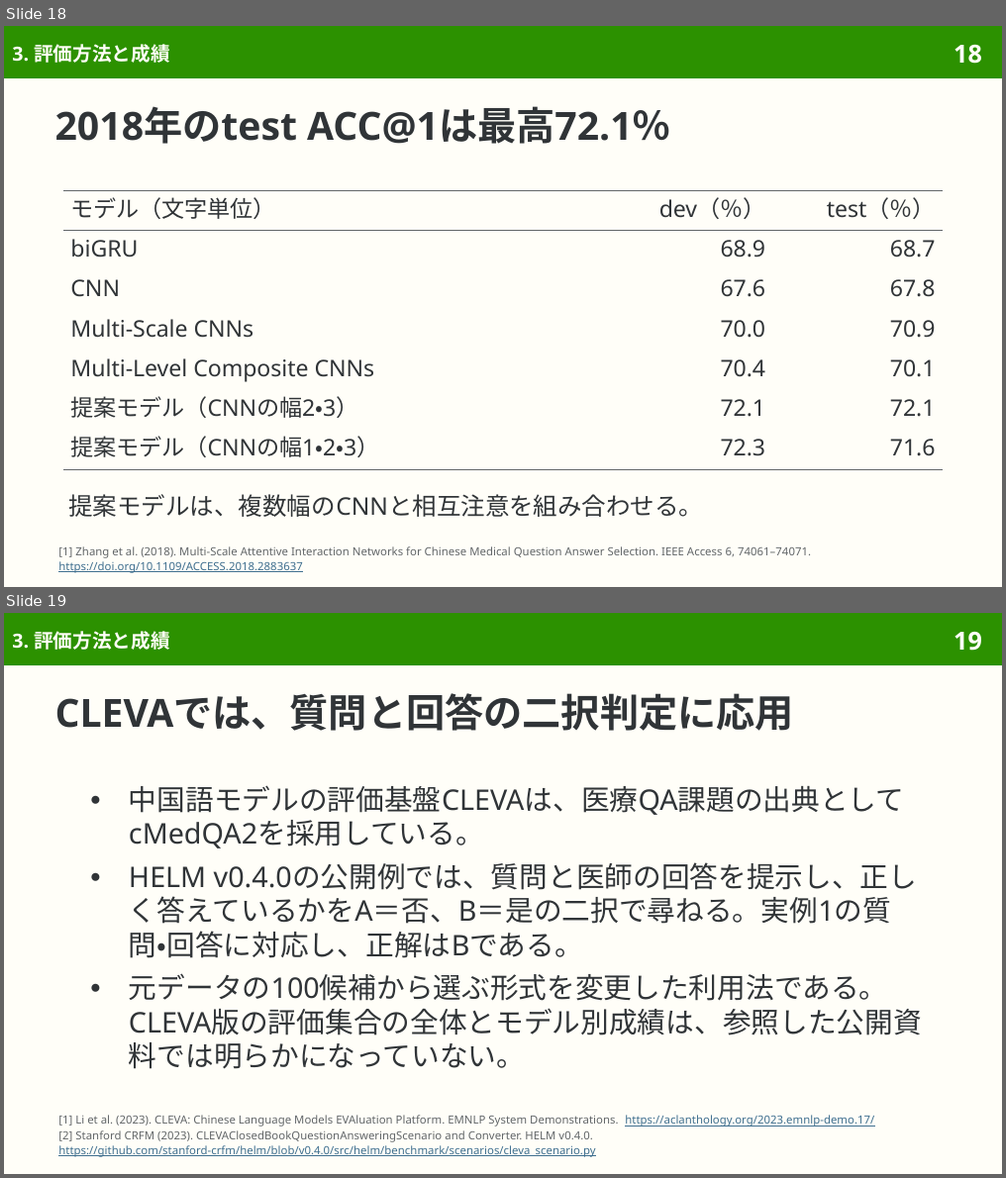
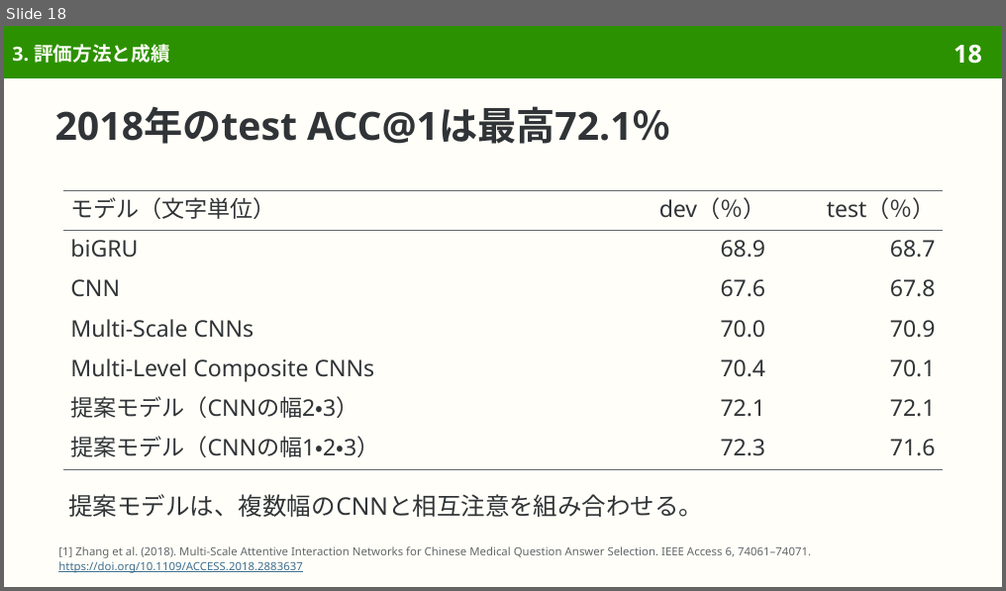
Before and after one commit to sasakiy84/datasets-in-10-minutes, a slide deck: slides/datasets-in-10-minutes-cmedqa2.pptx. Shown one above the other, each under a label of ours: slides 18 and 19 before the commit, slide 18 after it. The pictures are 1006x1178 and 1006x591 pixels, drawn with LibreOffice and Linux fonts; fonts in the diff are those of the drawing. Boxes give left, top, right and bottom in pixels: in the first picture for what was removed or moved away, otherwise in the second. Text is boxed around its words. In the diff, an @@ line names an element or a change of style, - is before the commit and + after.

Commit message:
Center cMedQA2 on medical answer selection and its original candidate sets

```diff
--- a/slides/datasets-in-10-minutes-cmedqa2.pptx
+++ b/slides/datasets-in-10-minutes-cmedqa2.pptx
@@ slide 19 removed at (4,613,1002,1174), background #FFFEF8; not listed: 2 template elements that a slide beside it also shows @@
@@ title removed at (12,631,169,650) @@
-3. 評価方法と成績
@@ title removed at (55,693,794,731) @@
-CLEVAでは、質問と回答の二択判定に応用
@@ text removed at (129,785,922,1069) @@
-● 中国語モデルの評価基盤CLEVAは、医療QA課題の出典としてcMedQA2を採用している。
-● HELM v0.4.0の公開例では、質問と医師の回答を提示し、正しく答えているかをA＝否、B＝是の二択で尋ねる。実例1の質問・回答に対応し、正解はBである。
-● 元データの100候補から選ぶ形式を変更した利用法である。CLEVA版の評価集合の全体とモデル別成績は、参照した公開資料では明らかになっていない。
@@ text removed at (58,1115,874,1157) @@
-[1] Li et al. (2023). CLEVA: Chinese Language Models EVAluation Platform. EMNLP System Demonstrations. https://aclanthology.org/2023.emnlp-demo.17/
-[2] Stanford CRFM (2023). CLEVAClosedBookQuestionAnsweringScenario and Converter. HELM v0.4.0.
-https://github.com/stanford-crfm/helm/blob/v0.4.0/src/helm/benchmark/scenarios/cleva_scenario.py
```
Also in this commit, not shown: 1 slide changed, 1 other slide removed, 54 other files.
